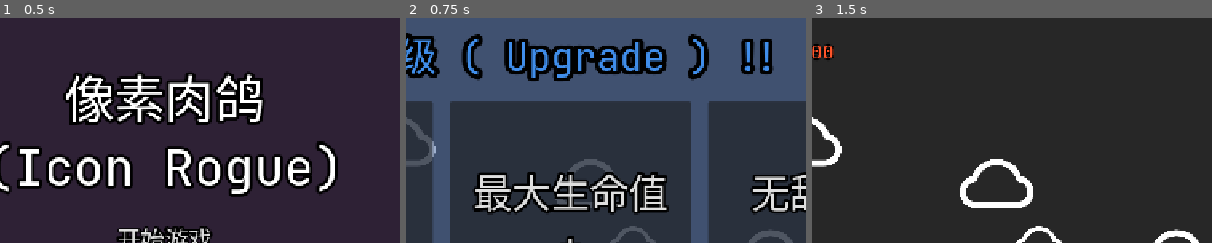
Above: before the commit, frames 1-3 (left to right).
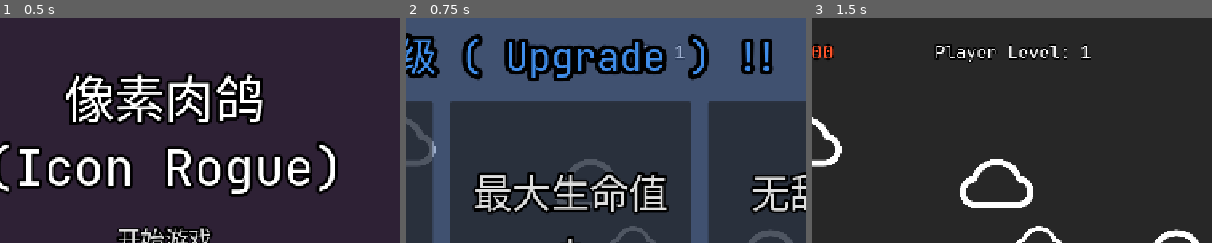
Above: after the commit, the same moments.

Repository: qingzhixing/Icon-Rogue
Game: Godot game, scene res://scene/start_page.tscn
Same seed, same stepped clock (60 frames per second), same inputs: the game is played once before the commit and once after it.
Inputs:
- Up to frame 1 (0.5 s): no input
- Up to frame 2 (0.75 s): click "开始游戏" at 0.5 s
- Up to frame 3 (1.5 s): click "攻速 + 30%" at 1.25 s
The pictures show only the part of the screen within x 30-80%, y 0-50%; the shares and areas given below are measured in that part.

Frame 1 is identical in both runs. In frame 2, less than 0.1% of the frame differs, in the area x 53-70%, y 12-18%; in frame 3, 1.2%, in the area x 30-70%, y 11-20%.

Commit message:
🩲 添加玩家等级显示

Diff:
--- a/scene/game_scene.tscn
+++ b/scene/game_scene.tscn
@@ -66,6 +66,7 @@
 
 [node name="HBoxContainer" type="HBoxContainer" parent="HoverUI/Game State Overlay/VBoxContainer"]
 layout_mode = 2
+theme_override_constants/separation = 145
 
 [node name="HBoxContainer" type="HBoxContainer" parent="HoverUI/Game State Overlay/VBoxContainer/HBoxContainer"]
 layout_mode = 2
@@ -86,7 +87,15 @@
 theme = ExtResource("2_ouui0")
 theme_override_colors/font_color = Color(1, 0.333333, 0.164706, 1)
 theme_override_font_sizes/font_size = 28
-text = "Health: Infinity"
+text = "Health: Infinite"
+vertical_alignment = 1
+
+[node name="Player Level" type="Label" parent="HoverUI/Game State Overlay/VBoxContainer/HBoxContainer"]
+layout_mode = 2
+theme = ExtResource("2_ouui0")
+theme_override_font_sizes/font_size = 25
+text = "Player Level: Infinite"
+horizontal_alignment = 1
 vertical_alignment = 1
 
 [node name="Game Over Overlay" type="Control" parent="HoverUI"]
--- a/script/entity/player/player_controller.gd
+++ b/script/entity/player/player_controller.gd
@@ -11,6 +11,7 @@
 
 func _ready():
 	hover_ui.update_player_health_display(entity_data);
+	hover_ui.update_player_level(level);
 
 func on_area_entered(area: Area2D):
 	if !area.get_collision_layer_value(3): # 仅伤害Enemy
@@ -42,6 +43,7 @@
 func level_upgrade():
 	level += 1;
 	hover_ui.update_player_health_display(entity_data);
+	hover_ui.update_player_level(level);
 
 func respawn():
 	entity_data.health = entity_data.max_health;
--- a/script/game_control/in game control/hover_ui_controller.gd
+++ b/script/game_control/in game control/hover_ui_controller.gd
@@ -7,7 +7,7 @@
 @onready var _game_state_overlay: MarginContainer = $"Game State Overlay"
 @onready var _game_menu_overlay: Control = $"Game Menu Overlay"
 @onready var _upgrade_menu_overlay: Control = $"Upgrade Menu Overlay"
-
+@onready var player_level: Label = $"Game State Overlay/VBoxContainer/HBoxContainer/Player Level"
 @onready var game_controller: Node = %GameController
 
 func _ready() -> void:
@@ -44,3 +44,6 @@
 	print("Upgrade UI Button Pressed: %d" % button_id);
 	game_controller.player_upgrade(button_id);
 	_upgrade_menu_overlay.visible = false;
+
+func update_player_level(level: int):
+	player_level.text = "Player Level: %d" % level;
